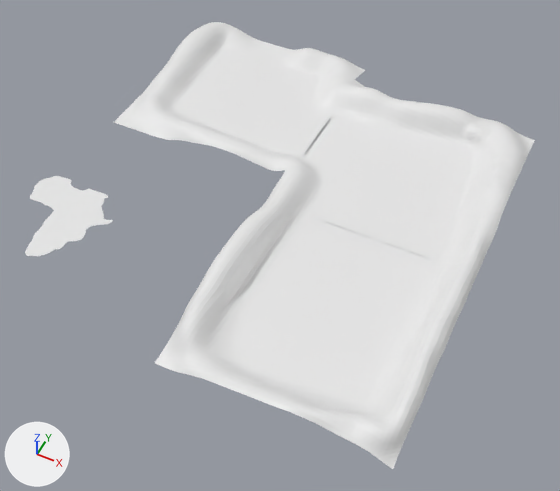
What one commit did to the Blender file Blender/themap.blend.
The view is the same before and after, from a camera (50 mm lens) standing at (77.0, -198.0, 286.0) and looking at (-42.0, 40.0, -12.0). The axes (+X, +Y, +Z) are drawn at lower left. The lights are the same throughout.

The scene before the commit, as lines of its bpy script (objects in view):
```python
me_plane = bpy.data.meshes.new('Plane')
me_plane.from_pydata(...)  # 784 vertices, 1 face; spans x -0.72..0.87, y -0.7..0.94, z 0.0
me_plane_001 = bpy.data.meshes.new('Plane.001')
me_plane_001.from_pydata(...)  # 12675 vertices, 12288 faces; spans x -1.9..0.65, y -0.64..2.11, z 0.0..0.17
ob_plane = bpy.data.objects.new('Plane', me_plane)
ob_plane.location = (-143.9, 0.0, 0.0)
ob_plane.scale = (-32.7, -32.7, -32.7)
ob_plane_001 = bpy.data.objects.new('Plane.001', me_plane_001)
ob_plane_001.location = (0.0, 0.0, 0.0)
ob_plane_001.scale = (86.9, 86.9, 86.9)
```
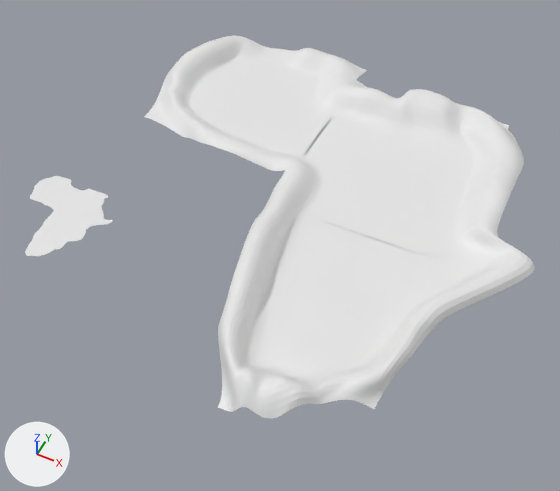
Patch to the scene script:
```diff
--- a/Blender/themap.blend.py
+++ b/Blender/themap.blend.py
@@ me_plane_001 @@
 # used by ob_plane_001; location = (0.0, 0.0, 0.0); scale = (86.9, 86.9, 86.9)
-me_plane_001.from_pydata(...)  # 12675 vertices, 12288 faces; spans x -1.9..0.65, y -0.64..2.11, z 0.0..0.17
+me_plane_001.from_pydata(...)  # 12675 vertices, 12288 faces; spans x -1.84..0.91, y -0.71..2.11, z -0.01..0.17
+# me_plane_001 part 1: 4232 of 12675 vertices moved; they spanned x -0.64..0.65, y -0.64..0.9, z 0.0..0.17 and now span x -0.62..0.91, y -0.71..0.91, z -0.01..0.17; mean shift (0.04, 0.05, 0.01); largest move (-0.64, -0.64, 0.0) -> (-0.23, -0.71, -0.01)
+# me_plane_001 part 2: 2135 of 12675 vertices moved; they spanned x -1.9..-1.17, y 0.84..2.11, z 0.0..0.13 and now span x -1.84..-1.16, y 0.84..2.11, z 0.0..0.13; mean shift (0.07, 0.01, 0.0); largest move (-1.9, 2.11, 0.01) -> (-1.69, 2.0, 0.01)
+# me_plane_001 part 3: 1625 of 12675 vertices moved; they spanned x -0.69..0.64, y 1.31..2.11, z 0.0..0.14 and now span x -0.69..0.63, y 1.31..2.11, z 0.0..0.14; mean shift (-0.03, 0.03, 0.0); largest move (0.64, 1.91, 0.0) -> (0.45, 1.98, 0.0)
```

Location of each change, [x1, y1, x2, y2] in pixels of the pictures (560 x 491 px; the box of a moved part takes in the faces that stretch with it):
'Plane.001', reshaped (7% narrower, 15% shorter): before [114, 22, 535, 469]; after [144, 36, 535, 418]
part 1 of me_plane_001, moved or reshaped: before [155, 193, 496, 469]; after [218, 193, 535, 418]
part 2 of me_plane_001, moved or reshaped: before [114, 22, 299, 145]; after [144, 36, 298, 145]
part 3 of me_plane_001, moved or reshaped: before [335, 67, 535, 171]; after [336, 67, 524, 171]
